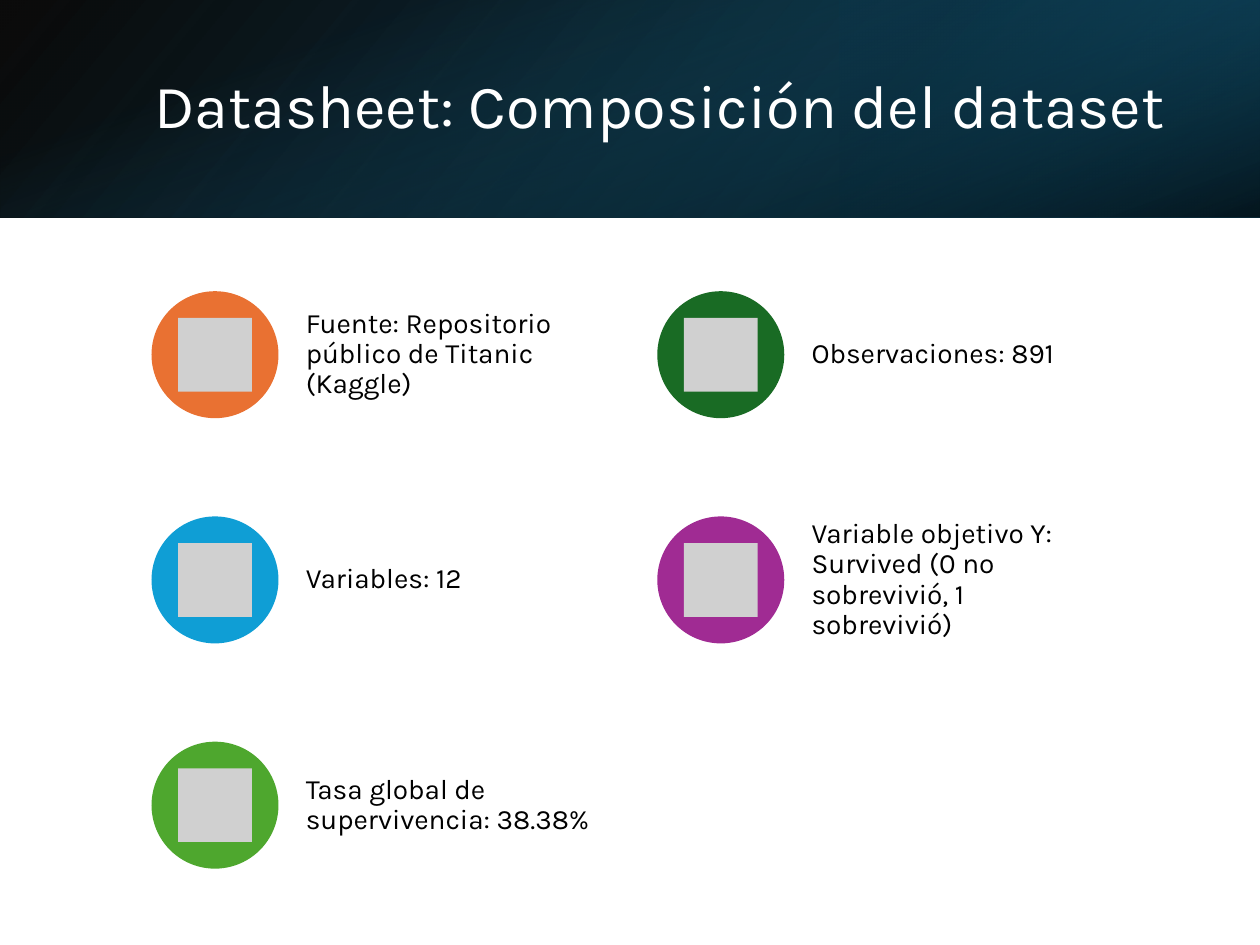
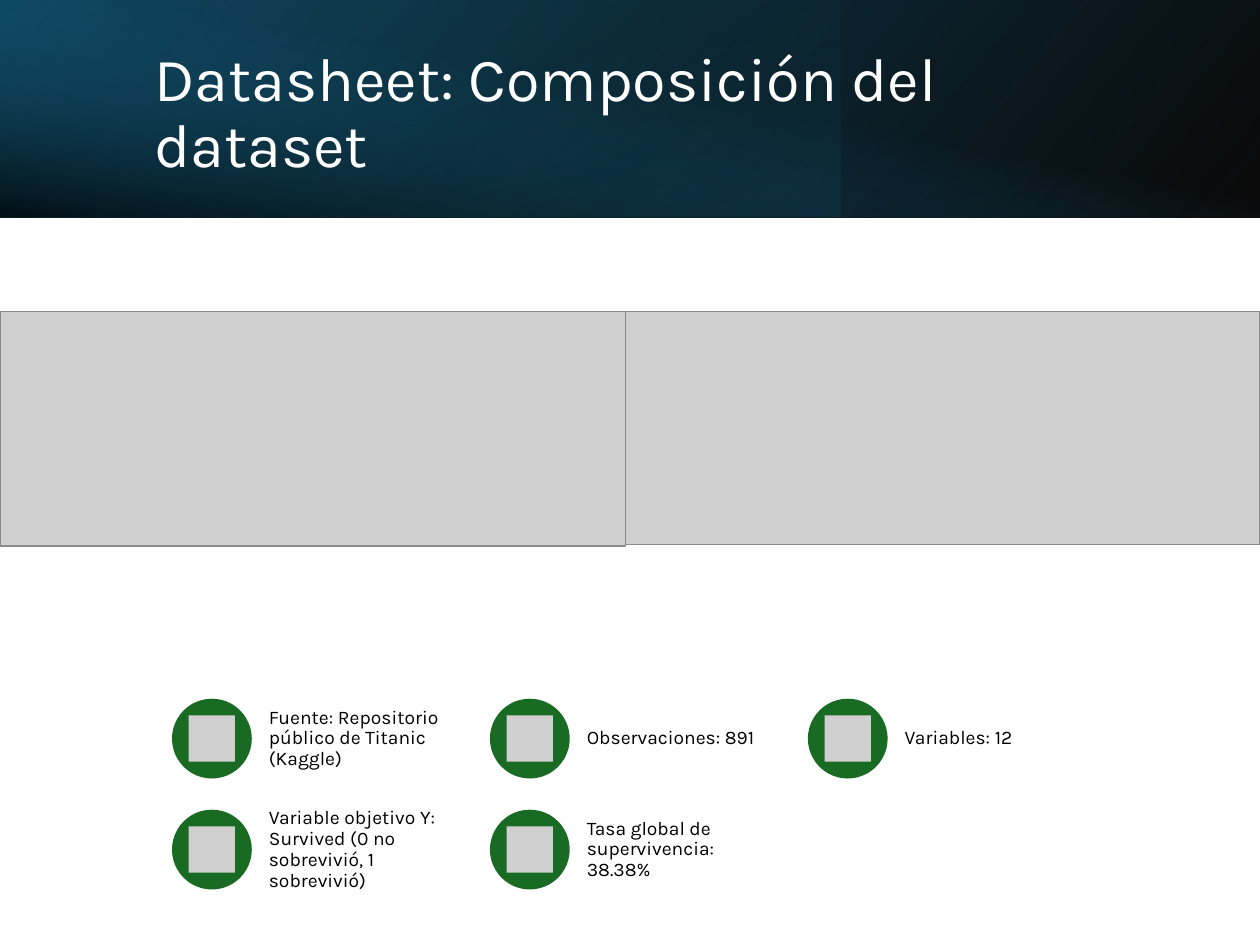
Before and after one commit to Pangust-code/Practica-EDA, a slide deck: slide 3 of 2.EDA_Titanic_Datasheet/Presentacion_Titanic.pptx. Drawn at 1260x945 pixels with LibreOffice and Linux fonts; fonts in the diff are those of the drawing; grey boxes stand for pictures. Boxes give left, top, right and bottom in pixels: in the first picture for what was removed or moved away, otherwise in the second. Text is boxed around its words. In the diff, an @@ line names an element or a change of style, - is before the commit and + after.

```diff
--- a/2.EDA_Titanic_Datasheet/Presentacion_Titanic.pptx
+++ b/2.EDA_Titanic_Datasheet/Presentacion_Titanic.pptx
@@ rectangle at box(0, 0, 1260, 217): rotation 0 to 180 degrees @@
@@ rectangle at box(0, 1, 1260, 217): rotation 90 to 270 degrees @@
@@ rectangle added at box(396, 0, 840, 217), fill gradient #156082 to #0B3041 @@
@@ rectangle removed at box(840, 0, 1260, 217) @@
@@ title "Datasheet: Composición del dataset" rewrapped from box(154, 81, 1164, 143) to box(154, 54, 937, 168) @@
@@ picture added at box(0, 311, 625, 546) @@
@@ picture added at box(625, 311, 1260, 544) @@
@@ text "Fuente: Repositorio público de Titanic ...": place and size @@
-text "Fuente: Repositorio público de Titanic ..." at box(306, 313, 551, 400)
+text "Fuente: Repositorio público de Titanic ..." at box(269, 710, 438, 770)
@@ text "Observaciones: 891": place and size @@
-text "Observaciones: 891" at box(812, 343, 1054, 364)
+text "Observaciones: 891" at box(587, 730, 754, 745)
@@ text "Variables: 12": place and size @@
-text "Variables: 12" at box(306, 569, 461, 589)
+text "Variables: 12" at box(905, 730, 1012, 745)
@@ group removed at box(151, 291, 785, 842): 5 pictures, 4 ellipses @@
@@ ellipse: place and size @@
-ellipse at box(151, 742, 278, 869)
+ellipse at box(171, 810, 251, 890)
@@ ellipse at box(171, 810, 251, 890): fill #4EA72E to #196B24 @@
@@ size 16 to 11 pt; less space between paragraphs in 5 elements at box(587, 822, 714, 877), box(269, 710, 438, 770), box(587, 730, 754, 745), box(905, 730, 1012, 745), box(269, 810, 435, 889) @@
@@ text "Variable objetivo Y: Survived (0 ...": place and size @@
-text "Variable objetivo Y: Survived (0 ..." at box(812, 523, 1052, 637)
+text "Variable objetivo Y: Survived (0 ..." at box(269, 810, 435, 889)
@@ group added at box(171, 699, 887, 890): 5 pictures, 4 ellipses @@
@@ text "Tasa global de supervivencia: 38.38%": place and size @@
-text "Tasa global de supervivencia: 38.38%" at box(306, 780, 590, 835)
+text "Tasa global de supervivencia: 38.38%" at box(587, 822, 714, 877)
```
Also in this commit, not shown: 2 other slides changed, 4 other files.
